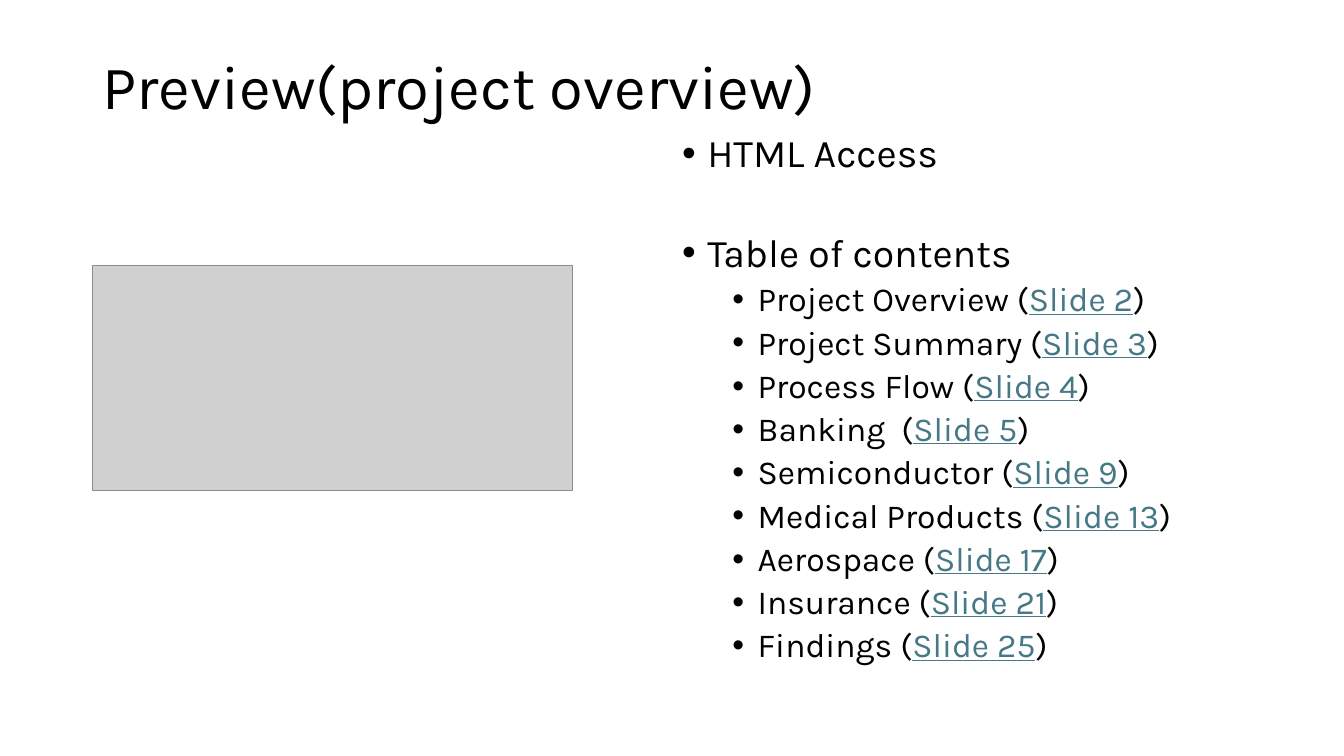
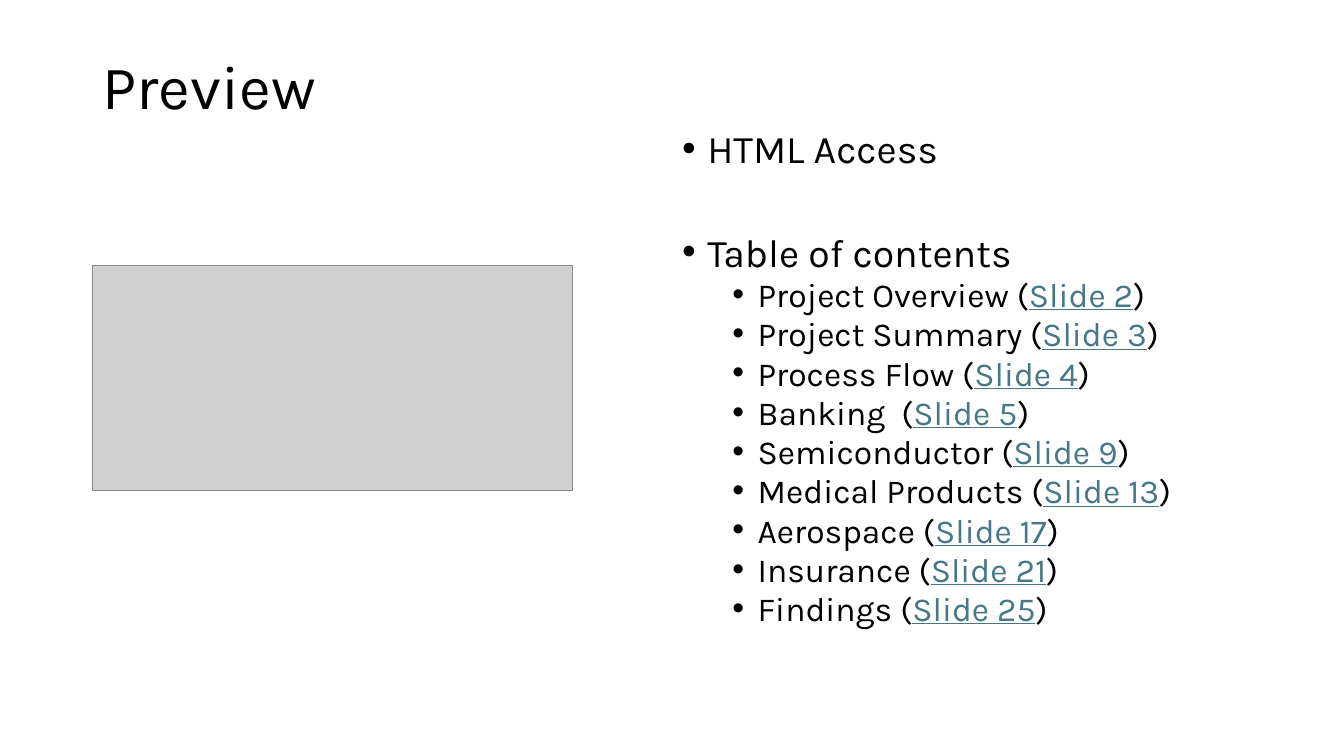
Before and after one commit to BrennanB572/Project-3, a slide deck: slide 2 of Company Stock vs Asset presentation.pptm. Drawn at 1344x756 pixels with LibreOffice and Linux fonts; fonts in the diff are those of the drawing; grey boxes stand for pictures. Boxes give left, top, right and bottom in pixels: in the first picture for what was removed or moved away, otherwise in the second. Text is boxed around its words. In the diff, an @@ line names an element or a change of style, - is before the commit and + after.

```diff
--- a/Company Stock vs Asset presentation.pptm
+++ b/Company Stock vs Asset presentation.pptm
@@ title at bbox=[102, 66, 315, 110]: text changed @@
-Preview(project overview)
+Preview
@@ text "HTML Access" at bbox=[707, 138, 1171, 630]: line spacing 0.9 to 0.8 @@
```
Also in this commit, not shown: 3 other slides changed, 10 slides added, 10 slides removed.
